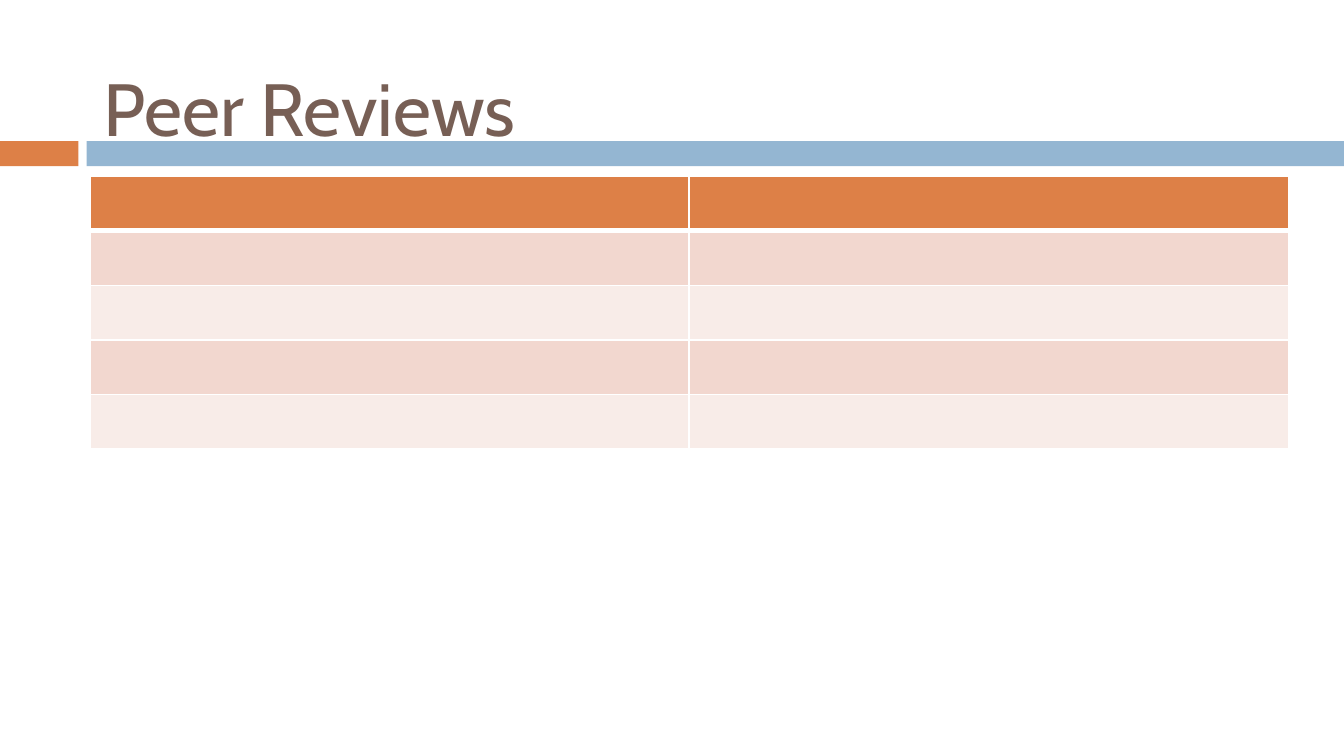
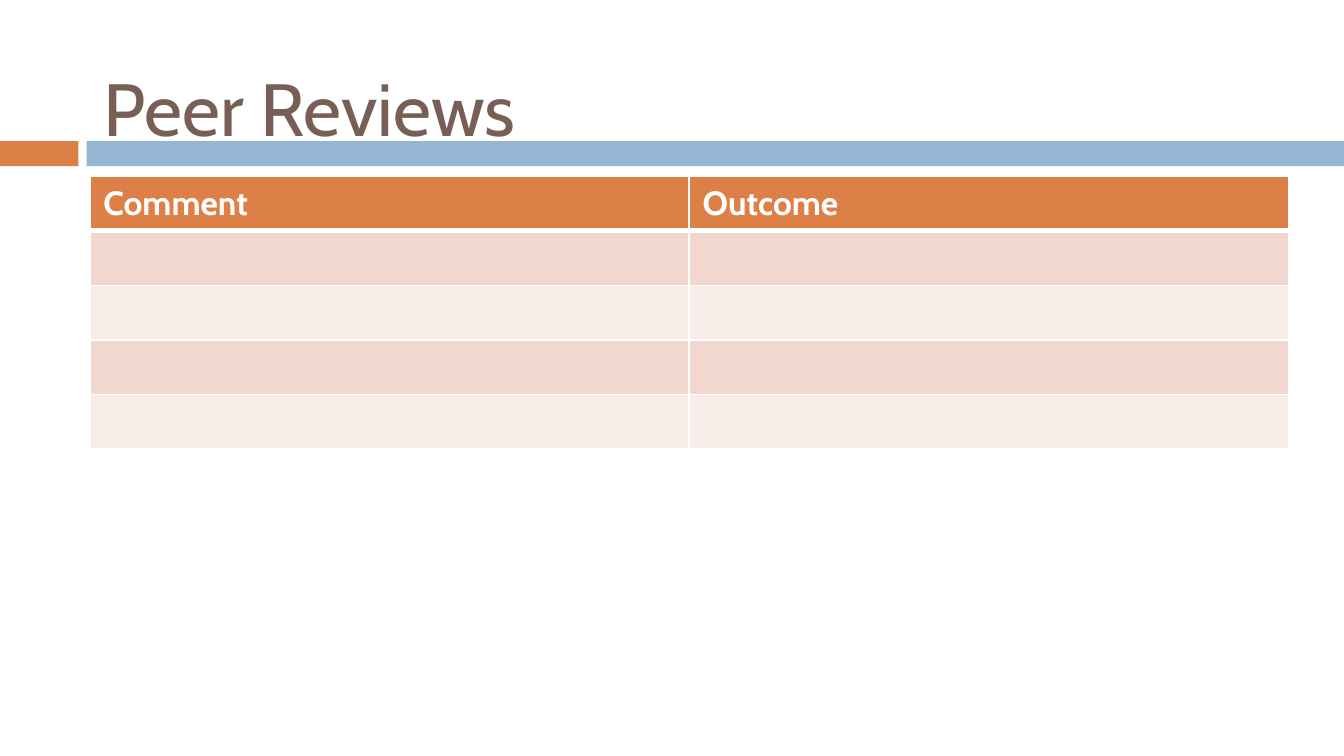
Before and after one commit to gvaccaro21/CS633---Term-Project, a slide deck: slide 35 of Final Presenation/CS_633_Zac3_term_project_report_FINAL_draft.pptx. Drawn at 1344x756 pixels with LibreOffice and Linux fonts; fonts in the diff are those of the drawing; background and template pictures are left out. Boxes give left, top, right and bottom in pixels: in the first picture for what was removed or moved away, otherwise in the second. Text is boxed around its words. In the diff, an @@ line names an element or a change of style, - is before the commit and + after.

```diff
--- a/Final Presenation/CS_633_Zac3_term_project_report_FINAL_draft.pptx
+++ b/Final Presenation/CS_633_Zac3_term_project_report_FINAL_draft.pptx
@@ table at (90, 176, 1289, 449) @@
+row 1: Comment | Outcome
-row 5:  | 
```
Also in this commit, not shown: 1 other slide changed.
